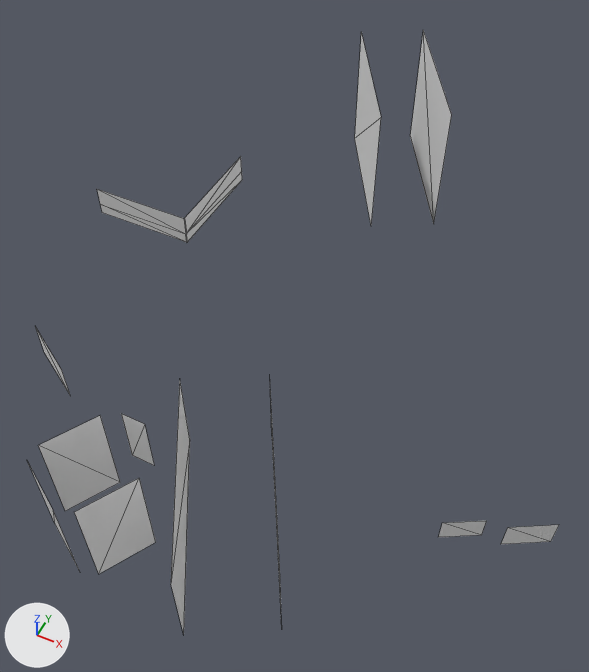
The glTF model client/scripts/modules/game/scene/assets/models/ceils/westownLight.glb: old version first, new version second.
The view is the same before and after, from a 50 mm camera at (0.588, -1.381, 1.726) aimed at (-0.038, -0.128, 0.161). The lights are fixed; the arrows at lower left show +X, +Y and +Z. Mesh edges are drawn as thin lines.

In view in the first picture: 'Westown.002'.
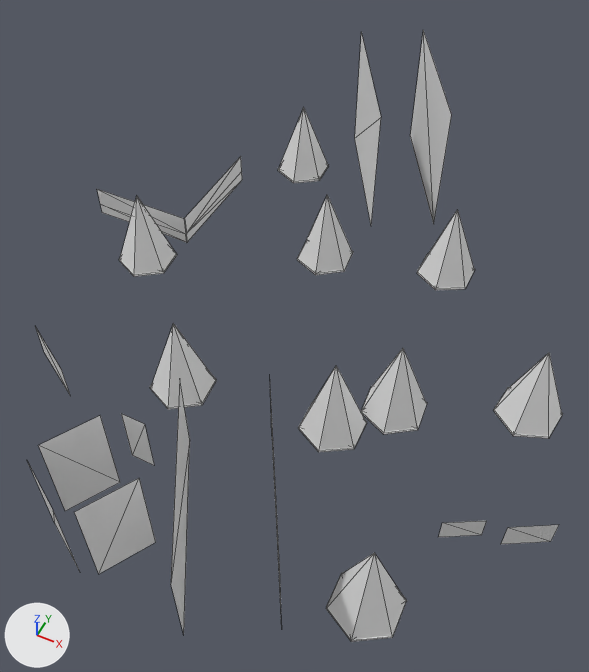
The change in detail:
me_cube_021 is used by ob_westown_002; location (0.0, 0.0, 0.0).
me_cube_021 had 56 vertices, 30 faces and spanned x -0.85..0.71, y -0.91..0.9, z 0.06..0.49.
me_cube_021 now has 173 vertices, 120 faces and spans x -0.85..0.71, y -0.91..0.9, z 0.06..0.49.
Part 1, on me_cube_021:
87 vertices are added at x -0.68..0.64, y -0.75..0.68, z 0.06..0.3.
18 new vertices lie (0.07, 0.05, 0.0) away from vertices in x -0.68..0.4, y -0.75..0.67, z 0.06..0.07.
6 new vertices lie (0.01, -0.09, 0.0) away from vertices in x -0.68..0.33, y -0.12..0.07, z 0.07.
6 new vertices lie (0.0, 0.08, 0.0) away from vertices in x 0.13..0.47, y -0.7..0.33, z 0.07.
90 new faces join them.

Location of each change, (x1, y1, x2, y2) in pixels of the pictures (589 x 672 px):
'Westown.002', reshaped: before (27, 30, 559, 634); after (27, 30, 563, 642)
part 1 of me_cube_021, added: after (119, 108, 563, 642)
